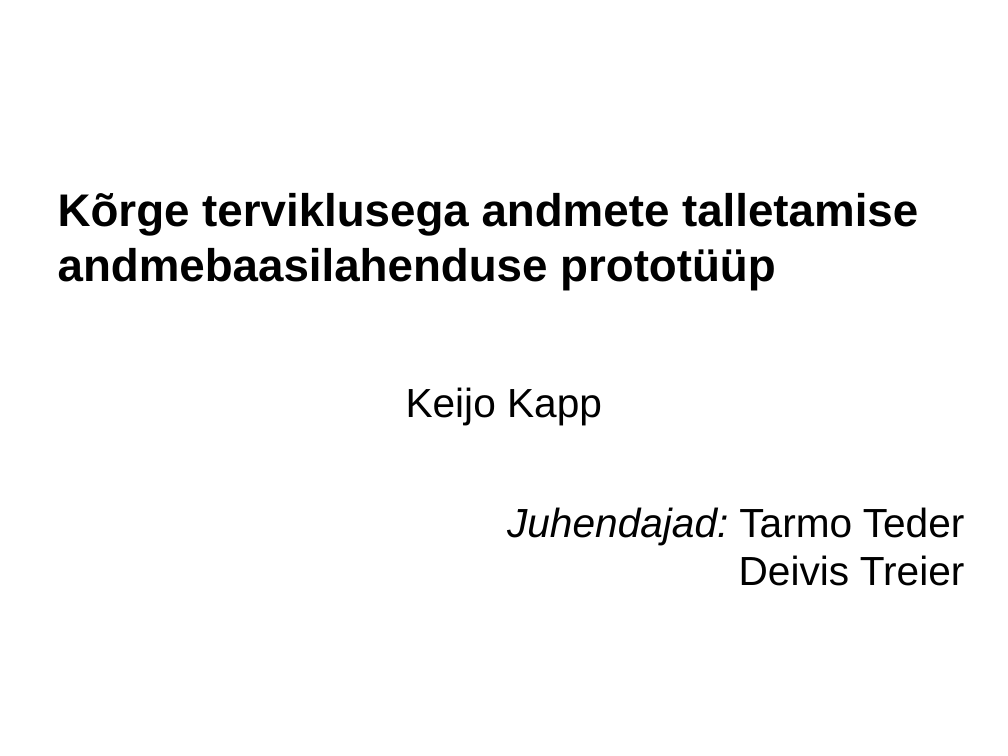
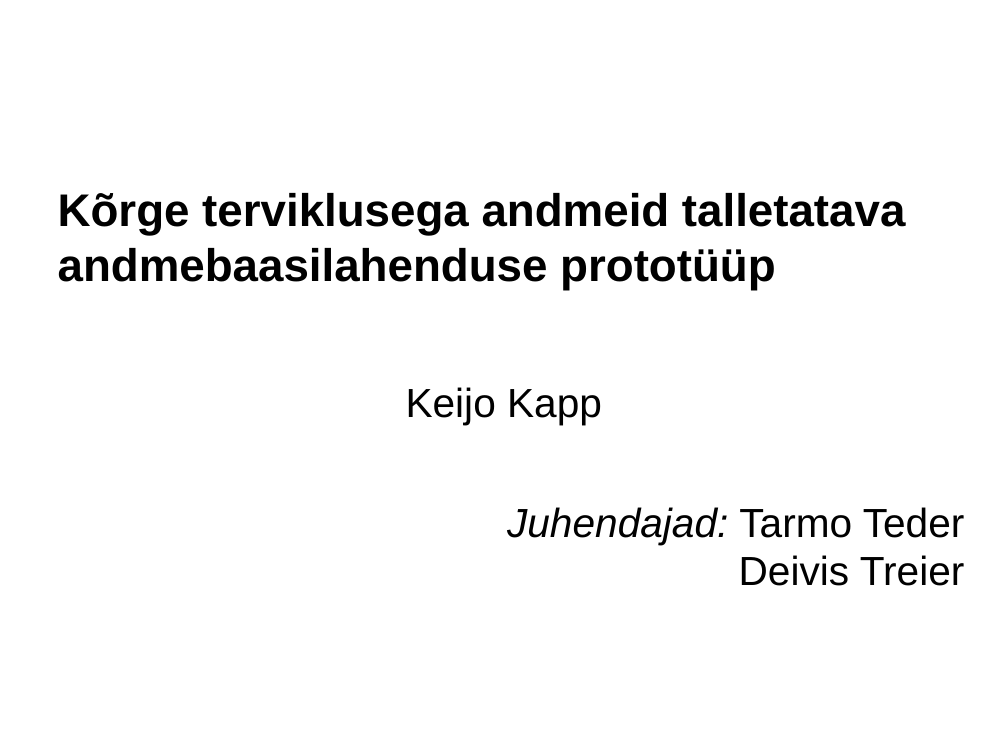
Before and after one commit to keijokapp/loputoo, a slide deck: slide 1 of Lõputöö esitlus.odp. Drawn at 1008x756 pixels with LibreOffice and Linux fonts; fonts in the diff are those of the drawing; background and template pictures are left out. Boxes give left, top, right and bottom in pixels: in the first picture for what was removed or moved away, otherwise in the second. Text is boxed around its words. In the diff, an @@ line names an element or a change of style, - is before the commit and + after.

```diff
--- a/Lõputöö esitlus.odp
+++ b/Lõputöö esitlus.odp
@@ title at <box>58,193,905,290</box>: text changed @@
-Kõrge terviklusega andmete talletamise andmebaasilahenduse prototüüp
+Kõrge terviklusega andmeid talletatava andmebaasilahenduse prototüüp
```
Also in this commit, not shown: 4 other slides changed, 11 other files.
